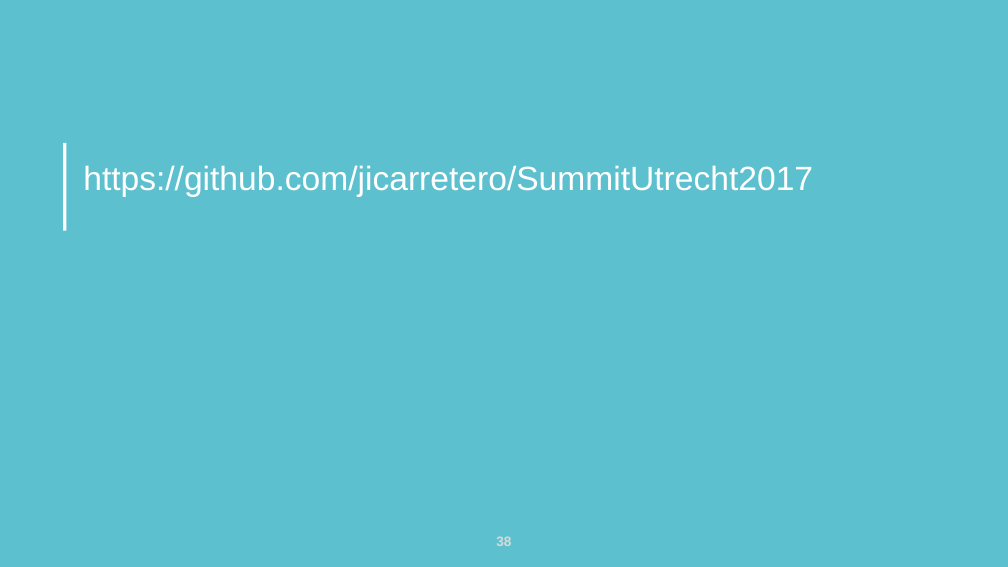
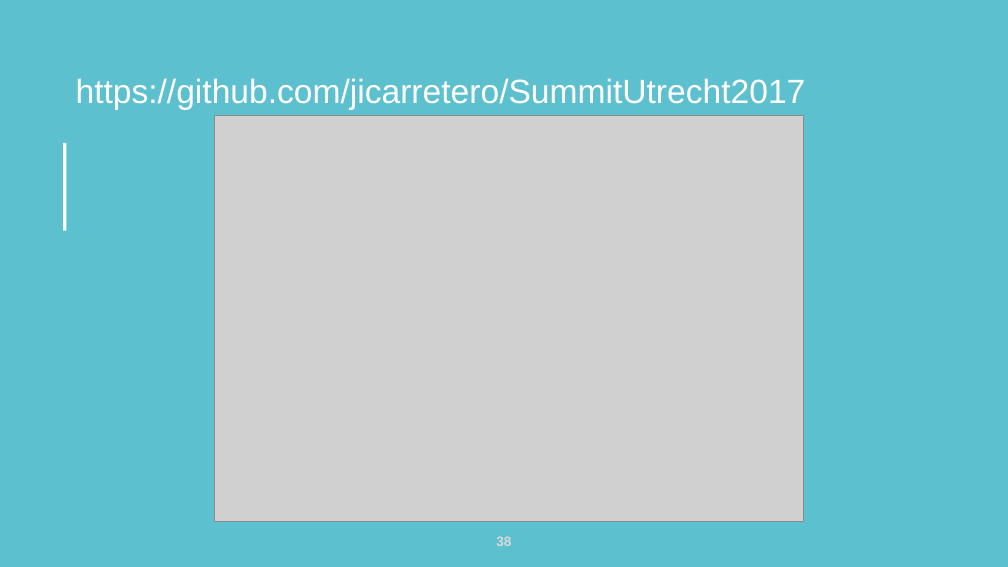
Before and after one commit to jicarretero/SummitMalaga2017, a slide deck: slide 38 of FiwareUtrecht.odp. Drawn at 1008x567 pixels with LibreOffice and Linux fonts; fonts in the diff are those of the drawing; grey boxes stand for pictures; background and template pictures are left out. Boxes give left, top, right and bottom in pixels: in the first picture for what was removed or moved away, otherwise in the second. Text is boxed around its words. In the diff, an @@ line names an element or a change of style, - is before the commit and + after.

```diff
--- a/FiwareUtrecht.odp
+++ b/FiwareUtrecht.odp
@@ text "https://github.com/jicarretero/SummitUtrecht2017": place and size @@
-text "https://github.com/jicarretero/SummitUtrecht2017" at bbox=[83, 165, 813, 197]
+text "https://github.com/jicarretero/SummitUtrecht2017" at bbox=[76, 78, 806, 110]
@@ picture added at bbox=[214, 116, 804, 521] @@
```
Also in this commit, not shown: 2 other slides changed.
